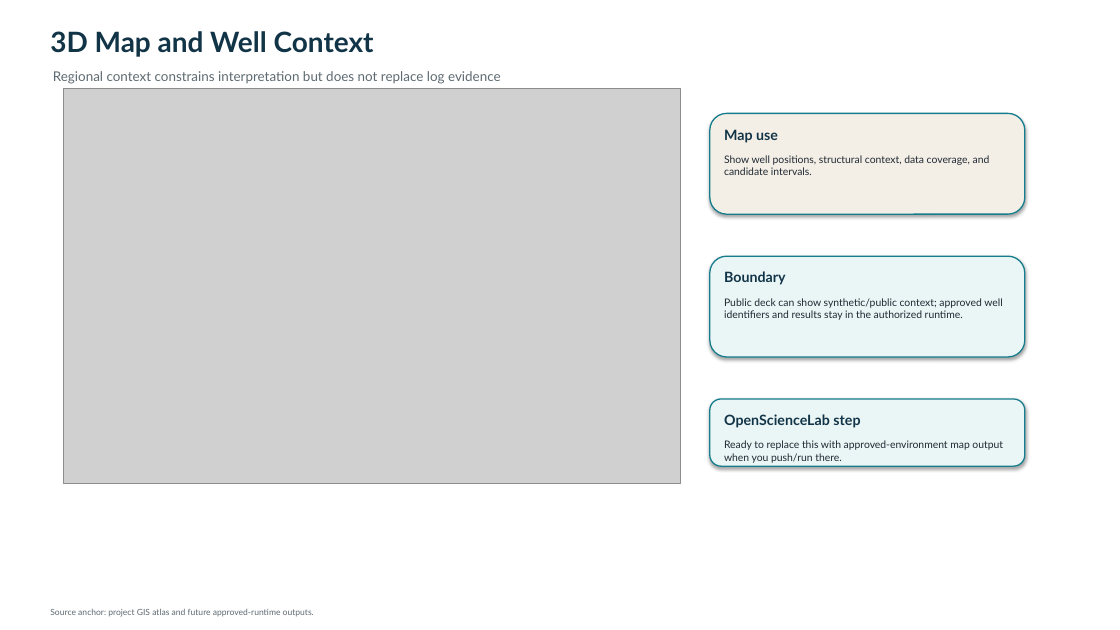
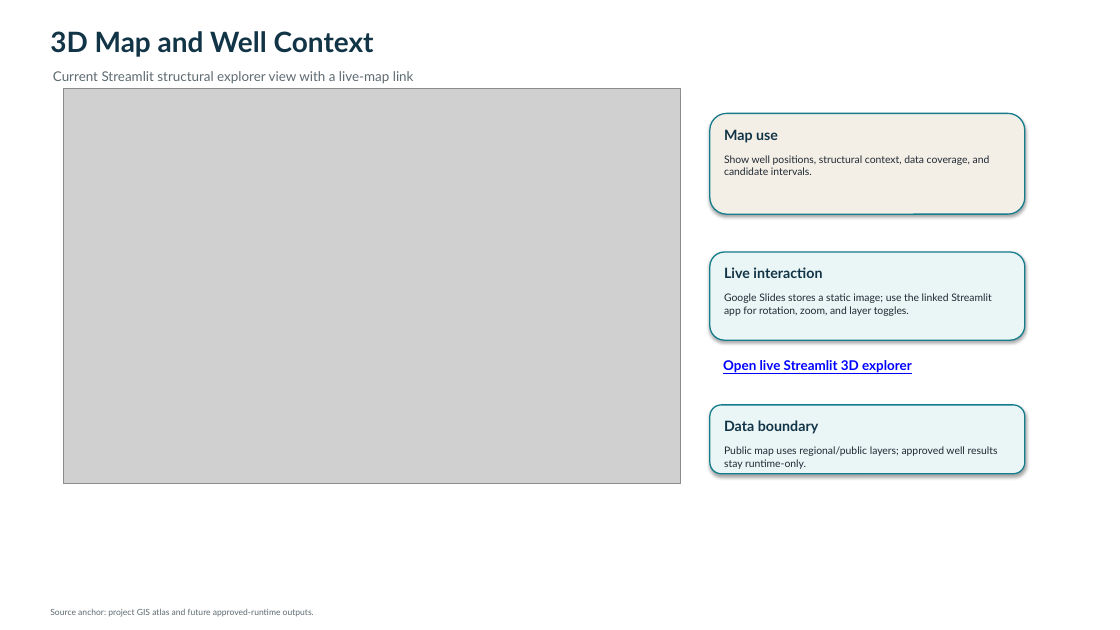
Before and after one commit to Rnanda442/north-slope-gas-hydrates, a slide deck: slide 7 of docs/project_blueprints/North_Slope_Gas_Hydrate_Reservoir_Characterization_Research_Overview.pptx. Drawn at 1120x630 pixels with LibreOffice and Linux fonts; fonts in the diff are those of the drawing; grey boxes stand for pictures. Boxes give left, top, right and bottom in pixels: in the first picture for what was removed or moved away, otherwise in the second. Text is boxed around its words. In the diff, an @@ line names an element or a change of style, - is before the commit and + after.

```diff
--- a/docs/project_blueprints/North_Slope_Gas_Hydrate_Reservoir_Characterization_Research_Overview.pptx
+++ b/docs/project_blueprints/North_Slope_Gas_Hydrate_Reservoir_Characterization_Research_Overview.pptx
@@ text at [53,71,414,84]: text changed @@
-Regional context constrains interpretation but does not replace log evidence
+Current Streamlit structural explorer view with a live-map link
@@ rounded rectangle: place and size @@
-rounded rectangle at [710,256,1025,357]
+rounded rectangle at [710,252,1025,340]
@@ text at [724,267,822,278]: text changed @@
-Boundary
+Live interaction
@@ text at [724,293,991,316]: text changed @@
-Public deck can show synthetic/public context; approved well identifiers and results stay in the authorized runtime.
+Google Slides stores a static image; use the linked Streamlit app for rotation, zoom, and layer toggles.
@@ text added at [723,360,912,373], 11.5 pt, text #0000FF, bold, underline @@
+Open live Streamlit 3D explorer
@@ rounded rectangle: place and size @@
-rounded rectangle at [710,399,1025,466]
+rounded rectangle at [710,405,1025,474]
@@ text removed at [724,414,860,428] @@
-OpenScienceLab step
@@ text at [724,420,818,434]: text changed; size 8.9 to 12.2 pt; text colour #1F2933 to #123447; bold on @@
-Ready to replace this with approved-environment map output when you push/run there.
+Data boundary
@@ text added at [724,446,998,469], 8.9 pt, text #1F2933 @@
+Public map uses regional/public layers; approved well results stay runtime-only.
```
Also in this commit, not shown: 2 slides added, 2 slides removed, 11 other files.
